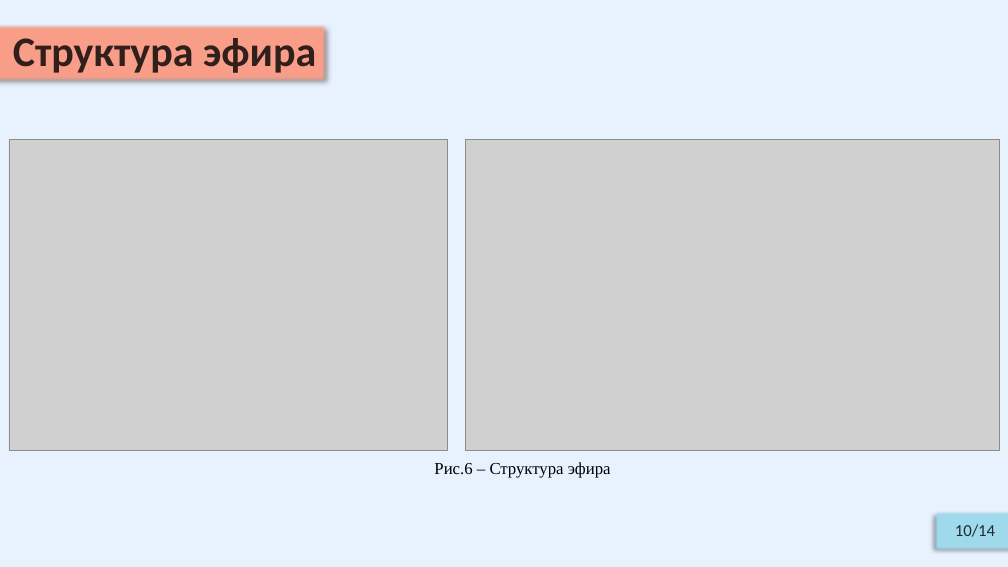
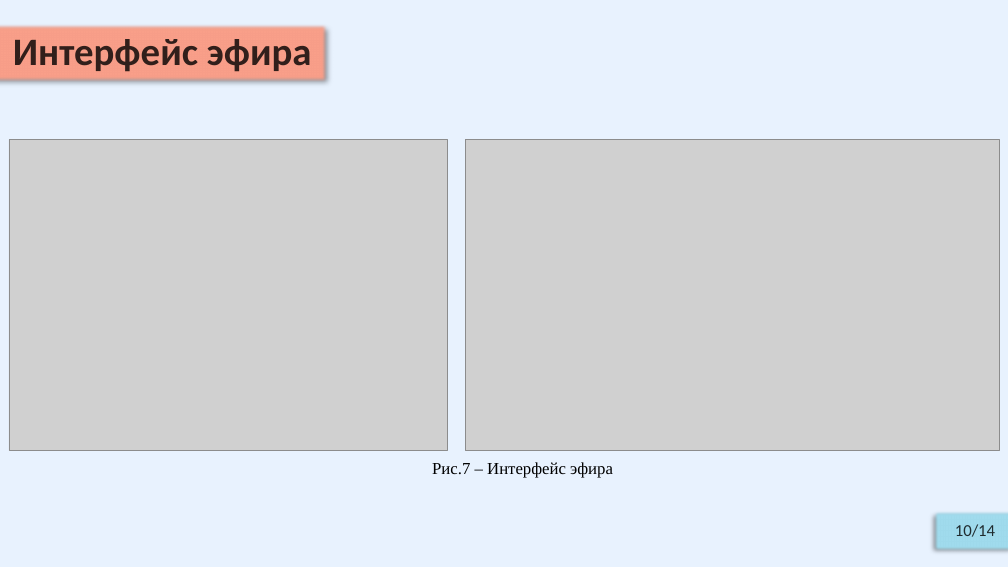
Before and after one commit to Relax-FM/Diploma, a slide deck: slide 10 of master/Diploma/presentation/OnyushevA_RK6-41M.pptx. Drawn at 1008x567 pixels with LibreOffice and Linux fonts; fonts in the diff are those of the drawing; grey boxes stand for pictures. Boxes give left, top, right and bottom in pixels: in the first picture for what was removed or moved away, otherwise in the second. Text is boxed around its words. In the diff, an @@ line names an element or a change of style, - is before the commit and + after.

```diff
--- a/master/Diploma/presentation/OnyushevA_RK6-41M.pptx
+++ b/master/Diploma/presentation/OnyushevA_RK6-41M.pptx
@@ subtitle at bbox=[13, 39, 312, 72]: text changed; size 40 to 37 pt @@
-Структура эфира
+Интерфейс эфира
@@ text at bbox=[432, 462, 613, 478]: text changed @@
-Рис.6 – Структура эфира
+Рис.7 – Интерфейс эфира
```
Also in this commit, not shown: 3 other slides changed, 8 other files.
